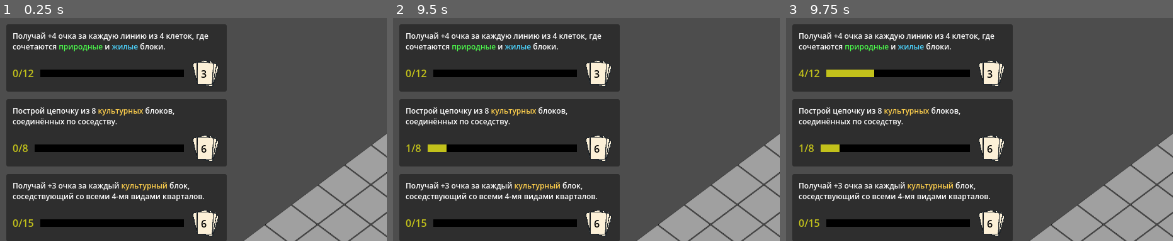
Above: before the commit, frames 1-3 (left to right).
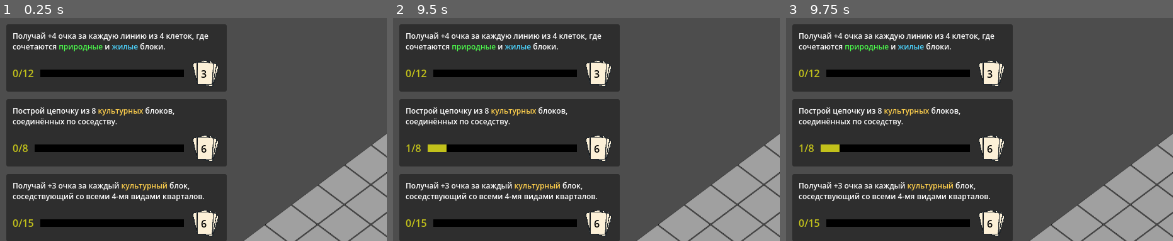
Above: after the commit, the same moments.

Repository: Suruks/Deck-and-Districts-Godot
Game: Godot game, scene res://main.tscn
The game is run twice, just before and just after one commit, with the same random seed, the same clock (stepped at 60 frames per second) and the same inputs.
Inputs (mouse positions are % of the whole screen's width and height, from its top left):
- Up to frame 1 (0.25 s): no input
- Up to frame 2 (9.5 s): tap Enter at 0.5, 2, 3.5 s; move the mouse to (7, 91) at 0.52 s; tap R every 0.75 s from 0.6 to 8.85 s; click (7, 91) at 0.67 s; tap Space at 1.25, 2.75, 4.25 s; move the mouse to (16, 91) at 1.27 s; click (16, 91) at 1.42 s; move the mouse to (26, 91) at 2.02 s; click (26, 91) at 2.17 s; move the mouse to (46, 71) at 2.77 s; click (46, 71) at 2.92 s; move the mouse to (83, 66) at 3.52 s; click (83, 66) at 3.67 s; move the mouse to (7, 91) at 4.27 s; click (7, 91) at 4.42 s; move the mouse to (16, 91) at 5.02 s; click (16, 91) at 5.17 s; move the mouse to (26, 91) at 5.77 s; click (26, 91) at 5.92 s; move the mouse to (74, 46) at 6.52 s; click (74, 46) at 6.67 s; move the mouse to (7, 91) at 7.27 s; click (7, 91) at 7.42 s; move the mouse to (16, 91) at 8.02 s; click (16, 91) at 8.17 s; move the mouse to (26, 91) at 8.77 s; click (26, 91) at 8.92 s
- Up to frame 3 (9.75 s): move the mouse to (83, 66) at 9.52 s; tap R at 9.6 s; click (83, 66) at 9.67 s
The pictures show only the part of the screen within x 0-50%, y 0-50%; the shares and areas given below are measured in that part.

Frames 1-2 are identical in both runs. In frame 3, 0.5% of the frame differs, in the area x 3-23%, y 22-27%.

Commit message:
cards adding works

Diff:
--- a/QuestManager.gd
+++ b/QuestManager.gd
@@ -1,5 +1,7 @@
 class_name QuestManager
 extends Node
+
+signal quest_completed(reward_count: int)
 
 @export var quest_ui_scene: PackedScene
 @export var active_quests_container: VBoxContainer
@@ -43,6 +45,11 @@
 		# если UI-ноду не нашли, просто убираем квест из списка
 		active_quests.erase(q)
 
+	#добавить карты в колоду
+	var reward = q.reward_cards
+	emit_signal("quest_completed", reward)
+
+
 
 
 func setup_quests(count := 3):
--- a/deck.gd
+++ b/deck.gd
@@ -12,3 +12,9 @@
 	if cards.size() == 0:
 		return null
 	return cards.pop_front()
+
+func add_cards(count: int = 1):
+	for i in range(count):
+		var new_card = Card.generate_data("random")
+		var pos = randi() % (cards.size() + 1) # случайная позиция от 0 до размера колоды
+		cards.insert(pos, new_card)
--- a/main.gd
+++ b/main.gd
@@ -99,13 +99,10 @@
 	quest_manager.active_quests_container = active_quests_container
 	quest_manager.quest_ui_scene = quest_ui_scene
 	quest_manager.setup_quests() # теперь active_quests заполнен
-
-	print("Количество квестов в менеджере:", quest_manager.active_quests.size())
-	for q in quest_manager.active_quests:
-		print("Квест:", q.quest_type)
-
 	quest_manager.active_quests_container = active_quests_container
 	quest_manager.quest_ui_scene = quest_ui_scene
+
+	quest_manager.connect("quest_completed", Callable(self, "_on_quest_completed"))
 
 
 @onready var active_quests_container: VBoxContainer = $CanvasLayer/MarginContainer/ActiveQuests
@@ -137,6 +134,10 @@
 	#quest
 	print("Общий счёт квестов:", total)
 
+func _on_quest_completed(reward_count: int):
+	print("Квест завершён! Добавляем", reward_count, "карт(ы) в колоду.")
+	deck.add_cards(reward_count)
+	deck_label.text = str(deck.cards.size())
 
 # --- Генерация руки ---
 func setup_hand():
--- a/quest.gd
+++ b/quest.gd
@@ -88,7 +88,6 @@
 	return bonus
 
 
-# --- 5. Пояс жизни ---
 func _calc_life_belt(grid, grid_size):
 	var bonus := 0
 
@@ -99,22 +98,20 @@
 		var has_residential := false
 		for x in range(grid_size):
 			var cell = grid[y][x]
+
 			if cell == "nature":
 				has_nature = true
 				count += 1
 			elif cell == "residential":
 				has_residential = true
 				count += 1
-			elif cell == null:
-				# сброс линии
+			else:
 				if count >= 4 and has_nature and has_residential:
 					bonus += 4
 				count = 0
 				has_nature = false
 				has_residential = false
-			else:
-				# другой тип блока
-				count += 1
+
 		# проверка в конце строки
 		if count >= 4 and has_nature and has_residential:
 			bonus += 4
@@ -126,20 +123,20 @@
 		var has_residential := false
 		for y in range(grid_size):
 			var cell = grid[y][x]
+
 			if cell == "nature":
 				has_nature = true
 				count += 1
 			elif cell == "residential":
 				has_residential = true
 				count += 1
-			elif cell == null:
+			else:
 				if count >= 4 and has_nature and has_residential:
 					bonus += 4
 				count = 0
 				has_nature = false
 				has_residential = false
-			else:
-				count += 1
+
 		if count >= 4 and has_nature and has_residential:
 			bonus += 4
 
